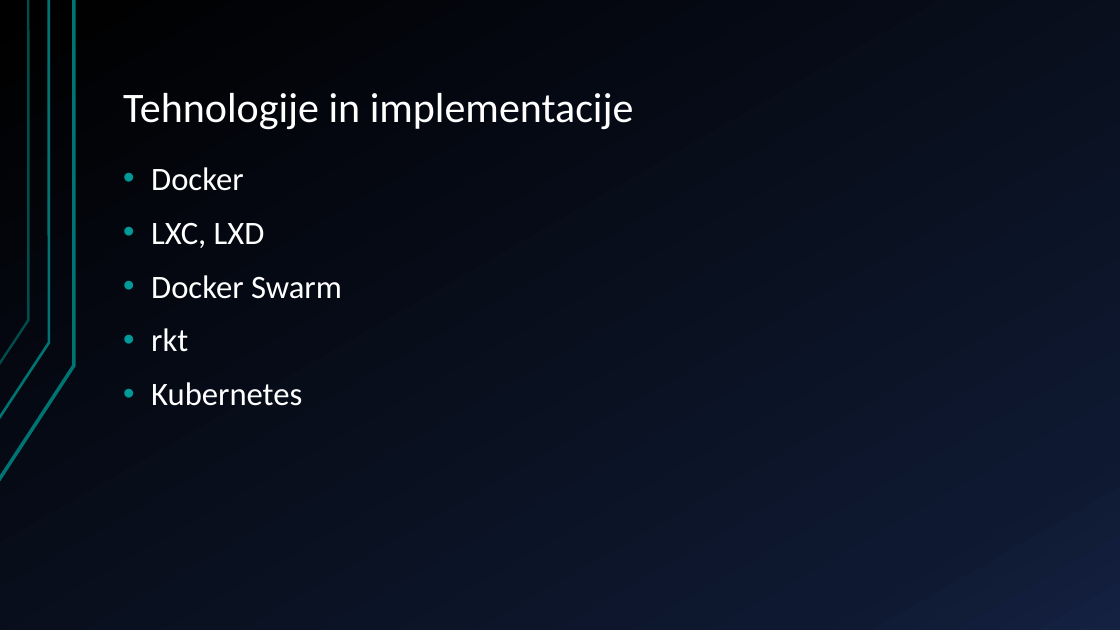
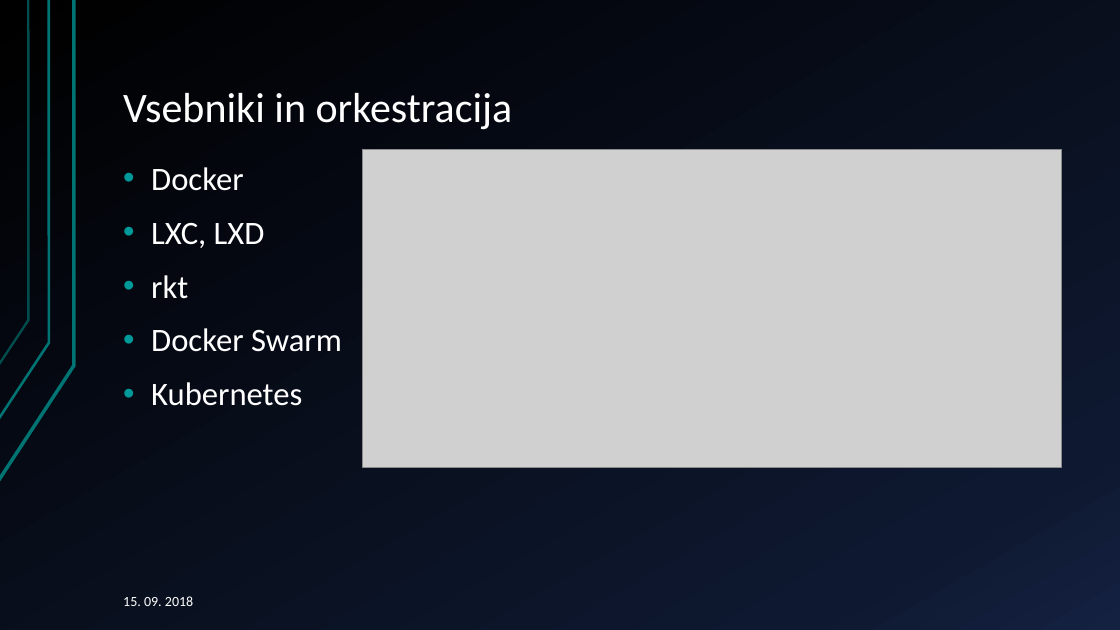
Before and after one commit to primozH/diploma, a slide deck: slide 4 of mikrostoritve decentralizacija.pptx. Drawn at 1120x630 pixels with LibreOffice and Linux fonts; fonts in the diff are those of the drawing; grey boxes stand for pictures. Boxes give left, top, right and bottom in pixels: in the first picture for what was removed or moved away, otherwise in the second. Text is boxed around its words. In the diff, an @@ line names an element or a change of style, - is before the commit and + after.

```diff
--- a/mikrostoritve decentralizacija.pptx
+++ b/mikrostoritve decentralizacija.pptx
@@ title at (123,93,513,130): text changed @@
-Tehnologije in implementacije
+Vsebniki in orkestracija
@@ picture added at (363,150,1062,467) @@
@@ text at (151,275,188,299): paragraph added @@
+• rkt
@@ text at (151,328,188,352): paragraph removed @@
-• rkt
@@ text added at (123,596,193,606), 12 pt, text #FFFFFF @@
+15. 09. 2018
```
Also in this commit, not shown: 8 other slides changed, 6 slides added, 4 slides removed.
